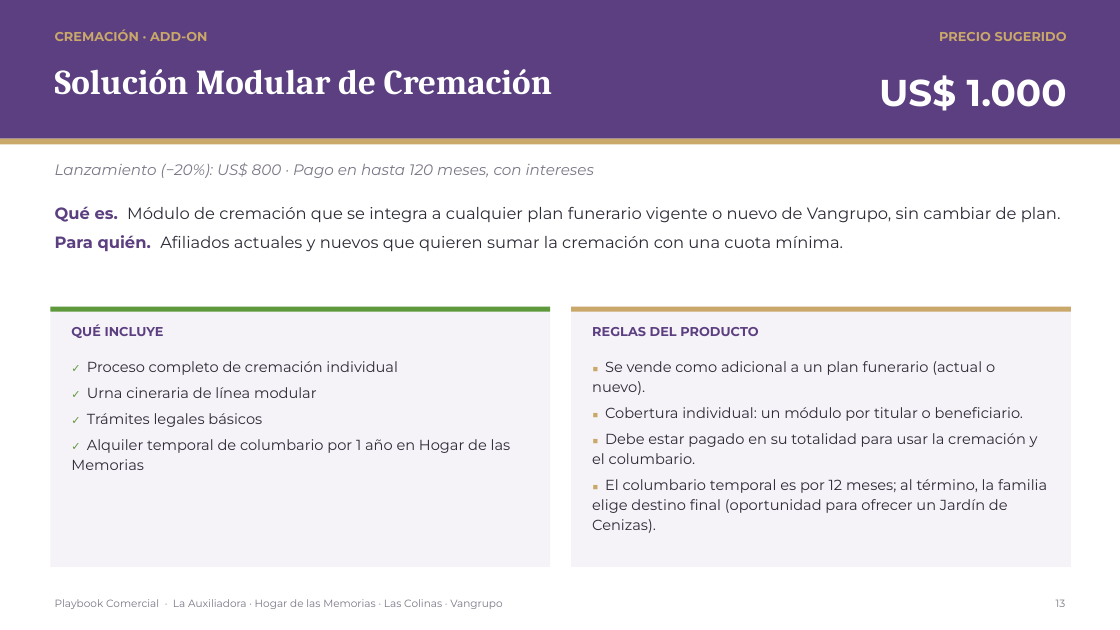
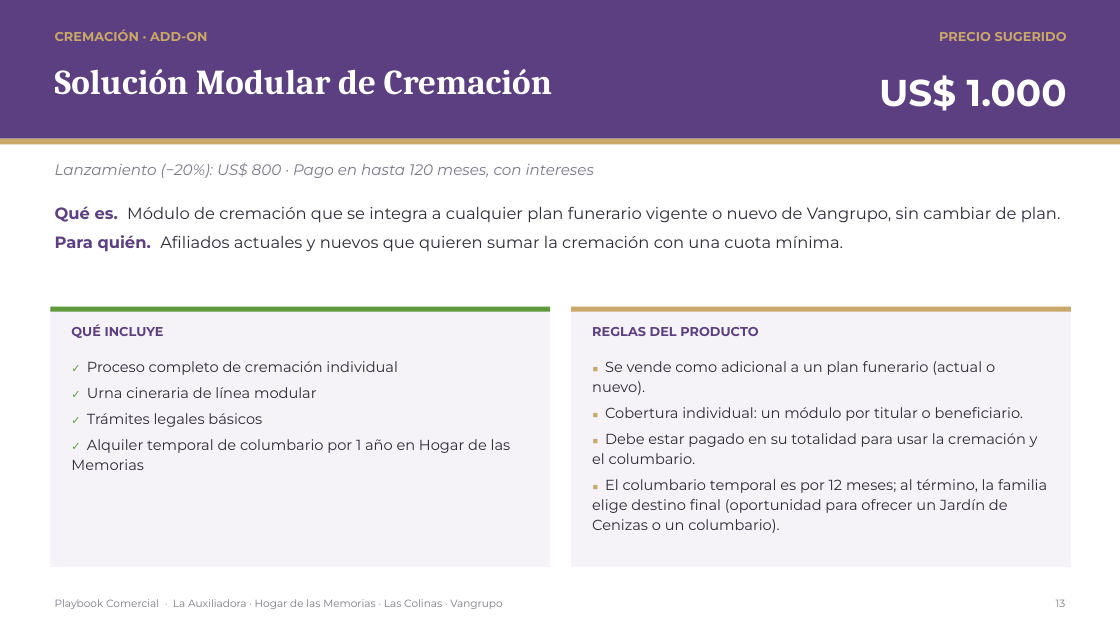
Before and after one commit to os267/teste, a slide deck: slide 13 of playbook/salida/Playbook_Comercial_Cremacion_Vangrupo.pptx. Drawn at 1120x630 pixels with LibreOffice and Linux fonts; fonts in the diff are those of the drawing. Boxes give left, top, right and bottom in pixels: in the first picture for what was removed or moved away, otherwise in the second. Text is boxed around its words. In the diff, an @@ line names an element or a change of style, - is before the commit and + after.

```diff
--- a/playbook/salida/Playbook_Comercial_Cremacion_Vangrupo.pptx
+++ b/playbook/salida/Playbook_Comercial_Cremacion_Vangrupo.pptx
@@ text at (592,479,1047,533): text changed @@
-■ El columbario temporal es por 12 meses; al término, la familia elige destino final (oportunidad para ofrecer un Jardín de Cenizas).
+■ El columbario temporal es por 12 meses; al término, la familia elige destino final (oportunidad para ofrecer un Jardín de Cenizas o un columbario).
```
Also in this commit, not shown: 14 other slides changed, 12 slides added, 9 other files.
